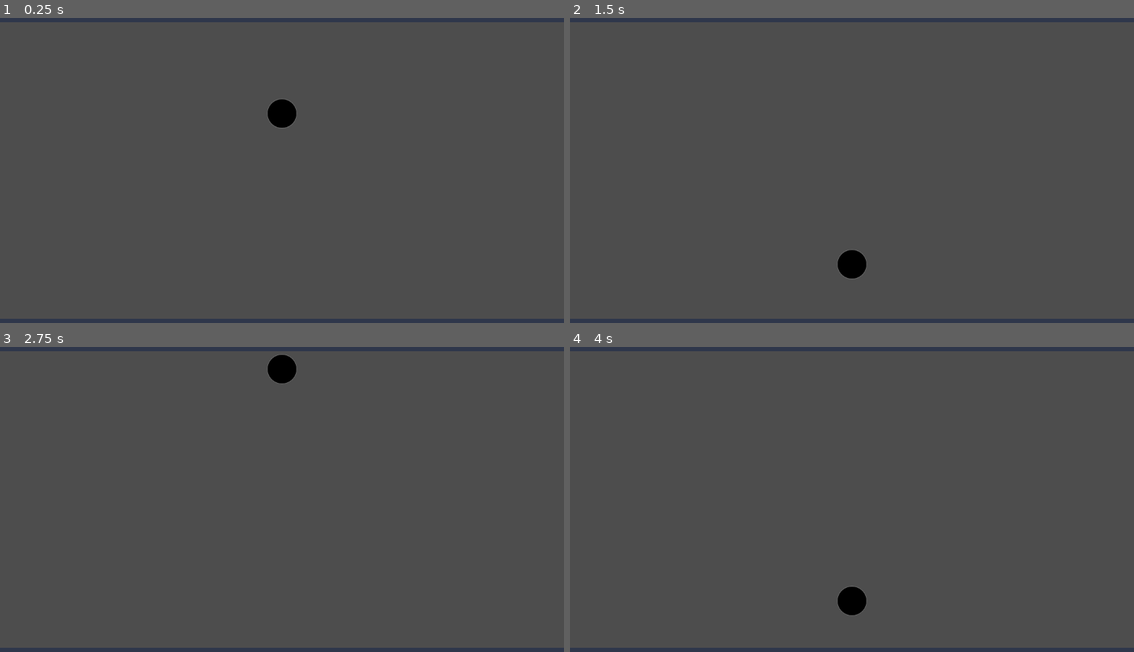
Above: before the commit, frames 1-4 (two rows, left to right).
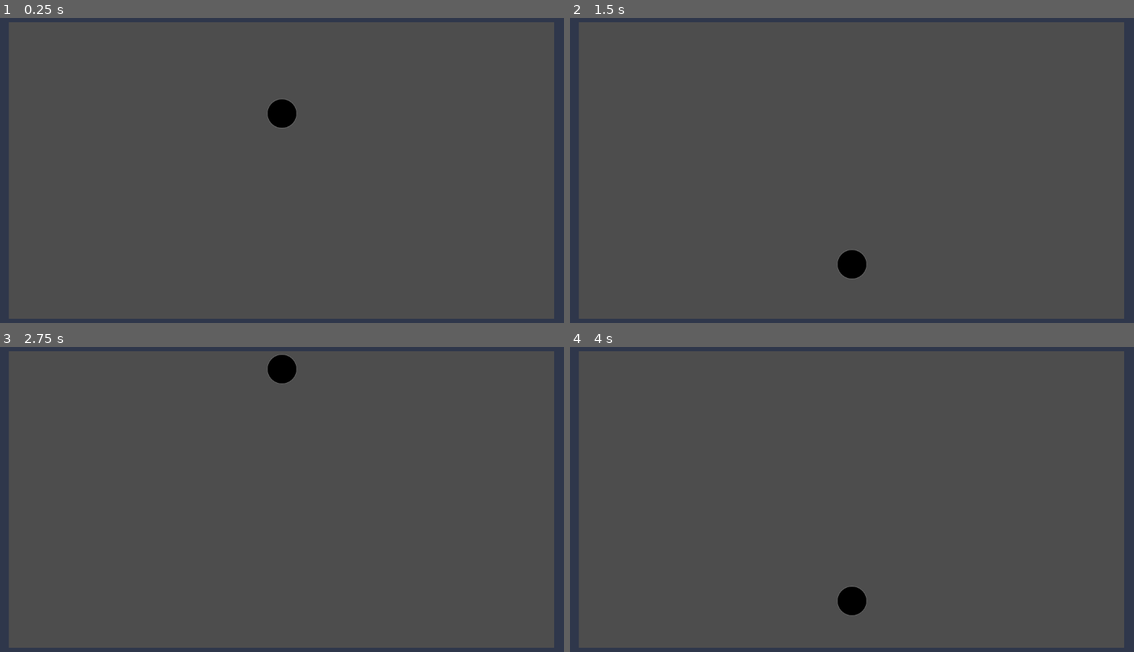
Above: after the commit, the same moments.

Repository: dagerydoo/jfk-game-building
Game: Godot game, scene res://game_board.tscn
Two runs of this game, one before a commit and one after it. Both use one fixed random seed, a clock stepped at 60 frames per second and the inputs below.
Inputs:
- Up to frame 1 (0.25 s): no input
- Up to frame 2 (1.5 s): no input
- Up to frame 3 (2.75 s): no input
- Up to frame 4 (4 s): no input

The runs differ from the first frame. In frame 1, 3.2% of the frame differs, in the area x 0-100%, y 1-99%; in frame 2, 3.2%; in frame 3, 3.2%; in frame 4, 3.2%.

Commit message:
Added left and right walls

Diff:
--- a/wall-ball/walls.tscn
+++ b/wall-ball/walls.tscn
@@ -17,6 +17,24 @@
 
 [sub_resource type="RectangleShape2D" id="RectangleShape2D_xxkwp"]
 size = Vector2(1152, 20)
+
+[sub_resource type="Gradient" id="Gradient_jt0p1"]
+colors = PackedColorArray(0.18431373, 0.21568628, 0.29411766, 1, 0.18431373, 0.21568628, 0.29411766, 1)
+
+[sub_resource type="GradientTexture2D" id="GradientTexture2D_ftpcs"]
+gradient = SubResource("Gradient_jt0p1")
+
+[sub_resource type="RectangleShape2D" id="RectangleShape2D_jt0p1"]
+size = Vector2(20, 648)
+
+[sub_resource type="Gradient" id="Gradient_ftpcs"]
+colors = PackedColorArray(0.18431373, 0.21568628, 0.29411766, 1, 0.18431373, 0.21568628, 0.29411766, 1)
+
+[sub_resource type="GradientTexture2D" id="GradientTexture2D_07yvr"]
+gradient = SubResource("Gradient_ftpcs")
+
+[sub_resource type="RectangleShape2D" id="RectangleShape2D_ftpcs"]
+size = Vector2(20, 648)
 
 [node name="Walls" type="Node2D"]
 
@@ -41,3 +59,25 @@
 
 [node name="CollisionShape2D" type="CollisionShape2D" parent="Bottom"]
 shape = SubResource("RectangleShape2D_xxkwp")
+
+[node name="Left" type="StaticBody2D" parent="."]
+position = Vector2(10, 324)
+
+[node name="Sprite2D" type="Sprite2D" parent="Left"]
+position = Vector2(-1, 0)
+scale = Vector2(0.28125, 10.125)
+texture = SubResource("GradientTexture2D_ftpcs")
+
+[node name="CollisionShape2D" type="CollisionShape2D" parent="Left"]
+shape = SubResource("RectangleShape2D_jt0p1")
+
+[node name="StaticBody2D" type="StaticBody2D" parent="."]
+position = Vector2(1142, 324)
+
+[node name="Sprite2D" type="Sprite2D" parent="StaticBody2D"]
+position = Vector2(-2.5629997e-06, 1.5258789e-05)
+scale = Vector2(0.3125001, 10.125001)
+texture = SubResource("GradientTexture2D_07yvr")
+
+[node name="CollisionShape2D" type="CollisionShape2D" parent="StaticBody2D"]
+shape = SubResource("RectangleShape2D_ftpcs")
Not shown: 1 places in wall-ball/walls.tscn that only renumber resources
